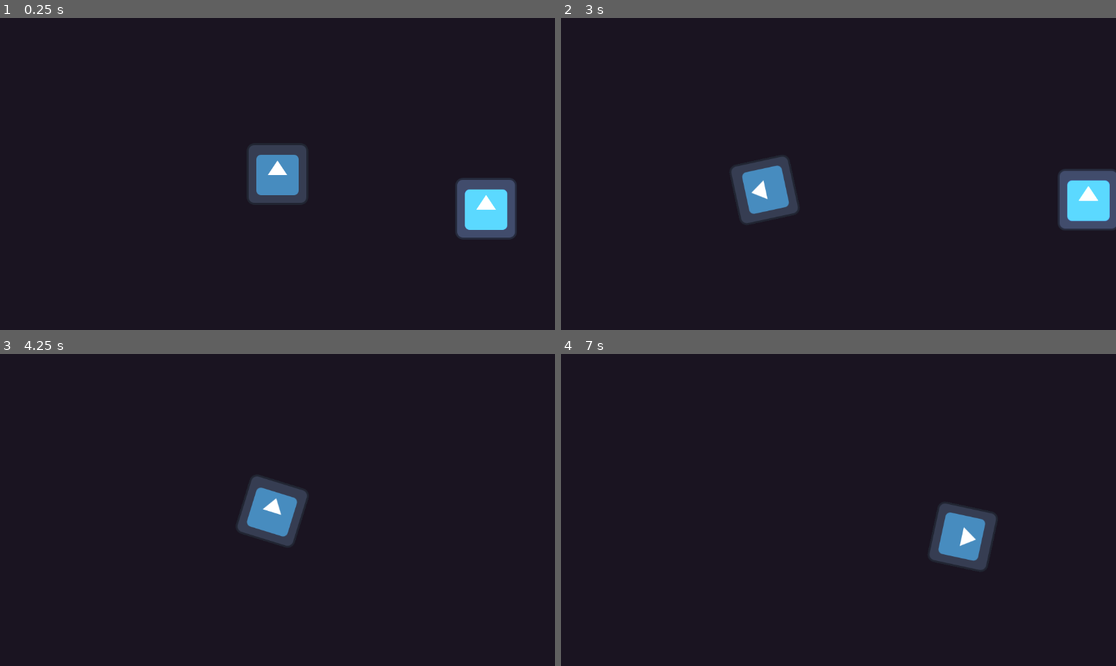
Above: before the commit, frames 1-4 (two rows, left to right).
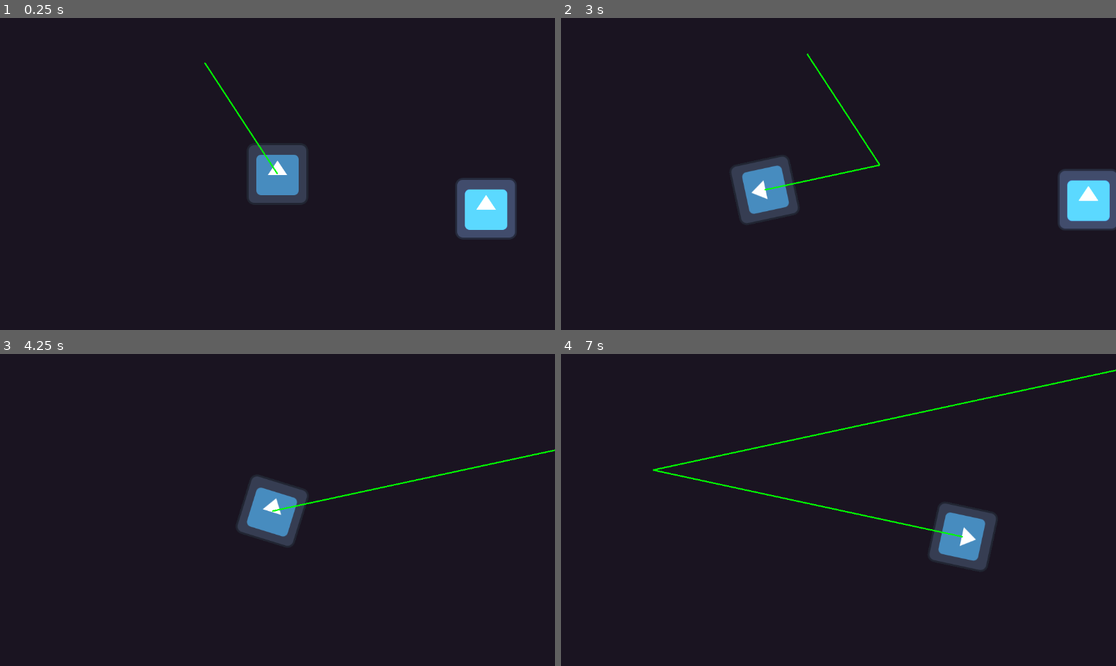
Above: after the commit, the same moments.

Repository: SpyrexDE/BzzBzz
Game: Godot game, scene res://levels/testlvl1.tscn
Same seed, same stepped clock (60 frames per second), same inputs: the game is played once before the commit and once after it. The engine's default icon, where the game draws it, is replaced by a stand-in: a white triangle on a blue panel in a dark square.
Inputs:
- Up to frame 1 (0.25 s): no input
- Up to frame 2 (3 s): tap Enter at 0.5 s; hold D (steer_right) 0.53-1.28 s; tap Space (interact, bound only after the commit) every 0.75 s from 0.6 to 2.85 s; hold A (steer_left) 1.28-2.03 s; hold D (steer_right) 2.03-2.78 s; hold W (go_forward) from 2.78 s (still down)
- Up to frame 3 (4.25 s): release W (go_forward) at 3.53 s; hold A (steer_left) from 3.53 s (still down); tap Space (interact, bound only after the commit) at 3.6 s
- Up to frame 4 (7 s): tap Space (interact, bound only after the commit) every 0.75 s from 4.35 to 6.6 s; release A (steer_left) at 5.78 s; hold D (steer_right) 5.78-6.53 s; hold W (go_forward) from 6.53 s (still down)

The runs differ from the first frame. In frame 1, 0.1% of the frame differs, in the area x 36-51%, y 14-51%; in frame 2, 0.3%; in frame 3, 0.3%; in frame 4, 0.8%, in the area x 16-100%, y 4-59%.

Commit message:
add lines and intersection

Diff:
--- a/levels/testlvl1.tscn
+++ b/levels/testlvl1.tscn
@@ -1,7 +1,8 @@
-[gd_scene load_steps=3 format=3 uid="uid://dahxw88ts6t6k"]
+[gd_scene load_steps=4 format=3 uid="uid://dahxw88ts6t6k"]
 
 [ext_resource type="PackedScene" uid="uid://b1gg5e8kp4384" path="res://robot/robot.tscn" id="1_vcimh"]
 [ext_resource type="PackedScene" uid="uid://cswjddao7c7gd" path="res://props/haus.tscn" id="2_qns4n"]
+[ext_resource type="PackedScene" uid="uid://desc5w62oyqfi" path="res://props/connector/connector.tscn" id="3_pgg6y"]
 
 [node name="Testlvl1" type="Node2D"]
 
@@ -11,3 +12,5 @@
 
 [node name="Haus" parent="." instance=ExtResource("2_qns4n")]
 position = Vector2(584, 303)
+
+[node name="Connector" parent="." instance=ExtResource("3_pgg6y")]
--- a/project.godot
+++ b/project.godot
@@ -35,6 +35,11 @@
 , Object(InputEventKey,"resource_local_to_scene":false,"resource_name":"","device":-1,"window_id":0,"alt_pressed":false,"shift_pressed":false,"ctrl_pressed":false,"meta_pressed":false,"pressed":false,"keycode":0,"physical_keycode":89,"key_label":0,"unicode":122,"echo":false,"script":null)
 ]
 }
+interact={
+"deadzone": 0.5,
+"events": [Object(InputEventKey,"resource_local_to_scene":false,"resource_name":"","device":-1,"window_id":0,"alt_pressed":false,"shift_pressed":false,"ctrl_pressed":false,"meta_pressed":false,"pressed":false,"keycode":0,"physical_keycode":32,"key_label":0,"unicode":32,"echo":false,"script":null)
+]
+}
 
 [rendering]
 
--- a/props/connector/connector.gd
+++ b/props/connector/connector.gd
@@ -1,7 +1,36 @@
 extends Node2D
 
-func _physics_process(delta):
+var robot
+var last_checkpoint: Vector2
+var checkpoints: Array[Vector2]
+
+func _ready():
+	checkpoints.append(Vector2(0, 0))
+	robot = %Robot
+
+func add_checkpoint(new_checkpoint: Vector2) -> bool:
+
+	var last = checkpoints[0]
+	for checkpoint in checkpoints:
+		var intersection = Geometry2D.line_intersects_line(last, (checkpoint - last).normalized(),
+		checkpoints[ - 1], (new_checkpoint - checkpoints[ - 1]).normalized())
+
+		if intersection != null:
+			print(intersection)
+		last = checkpoint
+
+	checkpoints.append(new_checkpoint)
+	return true
+
+func _physics_process(_delta):
+	if (Input.is_action_just_pressed("interact")):
+		add_checkpoint(robot.position)
+
 	queue_redraw()
 
 func _draw():
-	draw_line(Vector2(0, 0), %Robot.position, Color.GREEN, 3.0)
+	var last = checkpoints[0]
+	for checkpoint in checkpoints:
+		draw_line(last, checkpoint, Color.GREEN, 3.0)
+		last = checkpoint
+	draw_line(checkpoints[ - 1], robot.position, Color.GREEN, 3.0)
